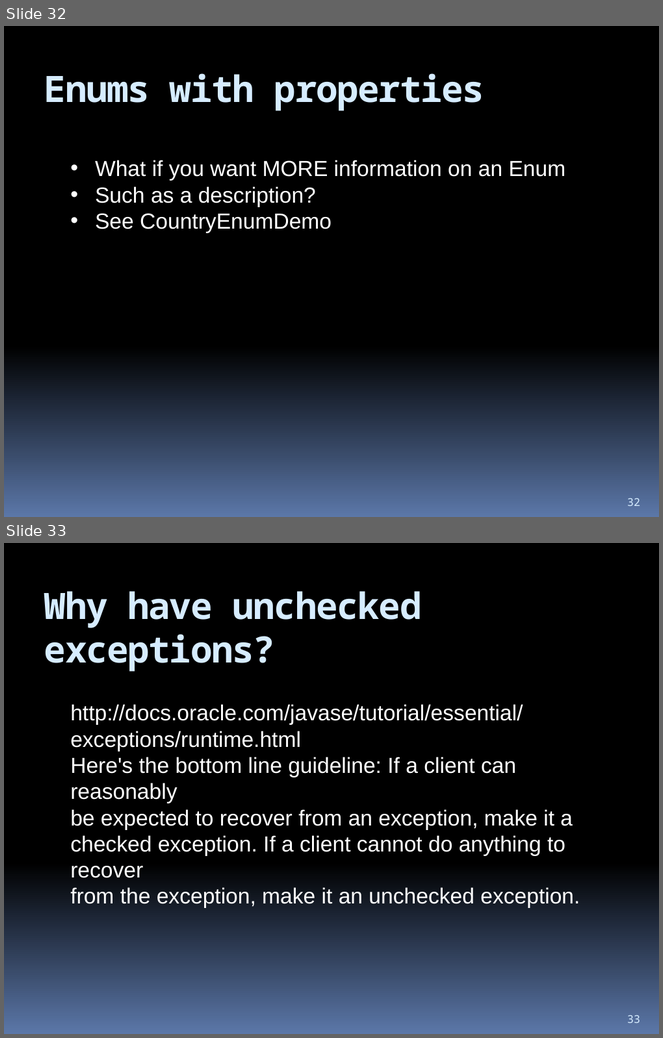
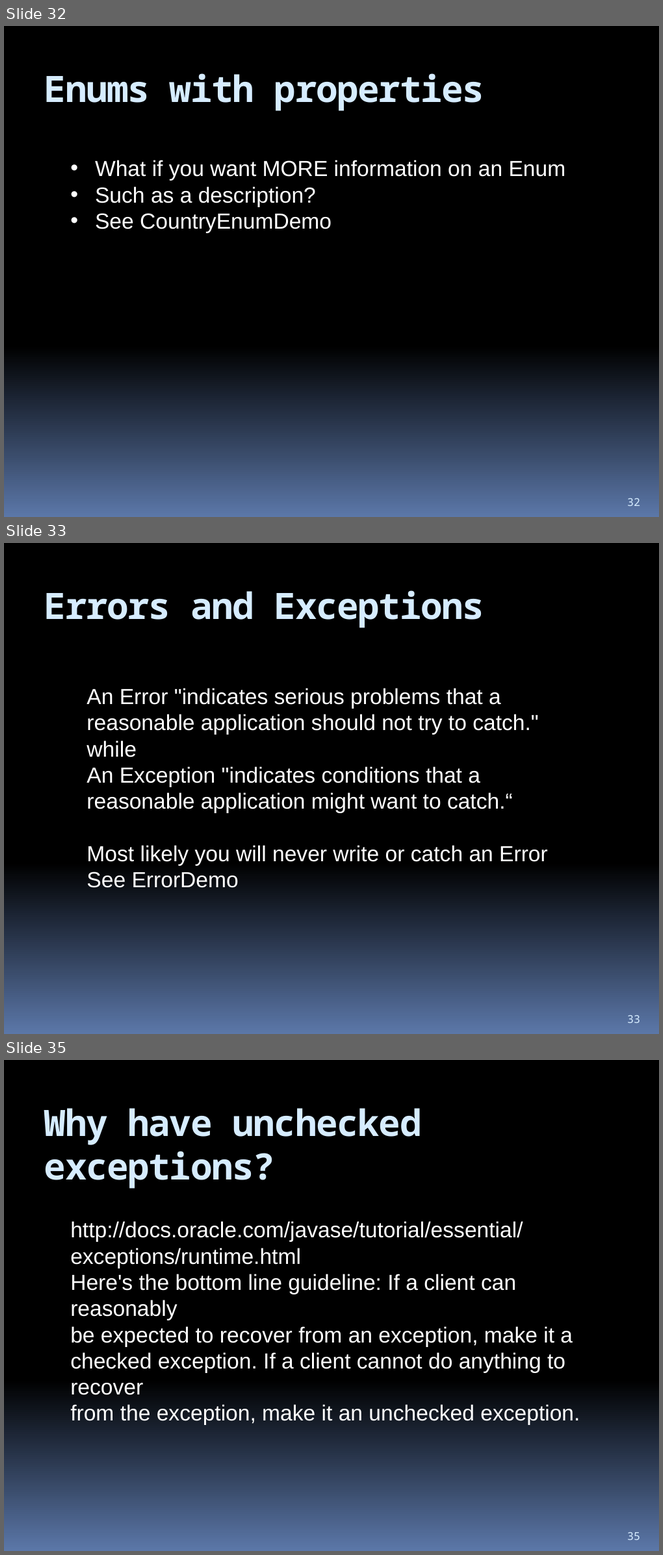
Before and after one commit to hchan/comp2613, a slide deck: coursePresentation.pptx. Shown one above the other, each under a label of ours: slides 32 and 33 before the commit, slides 32, 33 and 35 after it; the slides between them are not shown. The pictures are 663x1038 and 663x1555 pixels, drawn with LibreOffice and Linux fonts; fonts in the diff are those of the drawing. Boxes give left, top, right and bottom in pixels: in the first picture for what was removed or moved away, otherwise in the second. Text is boxed around its words. In the diff, an @@ line names an element or a change of style, - is before the commit and + after.

```diff
--- a/coursePresentation.pptx
+++ b/coursePresentation.pptx
@@ slide 33 added at box(4, 543, 659, 1034), background gradient #000000 to #5B77A8 @@
@@ title added at box(44, 590, 484, 628), 40 pt, text #D6ECFF, bold @@
+Errors and Exceptions
@@ text added at box(87, 688, 548, 888), 24 pt, text #FFFFFF @@
+An Error "indicates serious problems that a reasonable application should not try to catch."
+while
+An Exception "indicates conditions that a reasonable application might want to catch.“
+Most likely you will never write or catch an Error
+See ErrorDemo
@@ page number added at box(627, 1016, 640, 1023), 12 pt, text #D6ECFF @@
+33
@@ what was slide 33 is now slide 35 @@
@@ page number at box(627, 1533, 640, 1540): text changed @@
-33
+35
```
Also in this commit, not shown: 1 other slide added, 3 other files.
